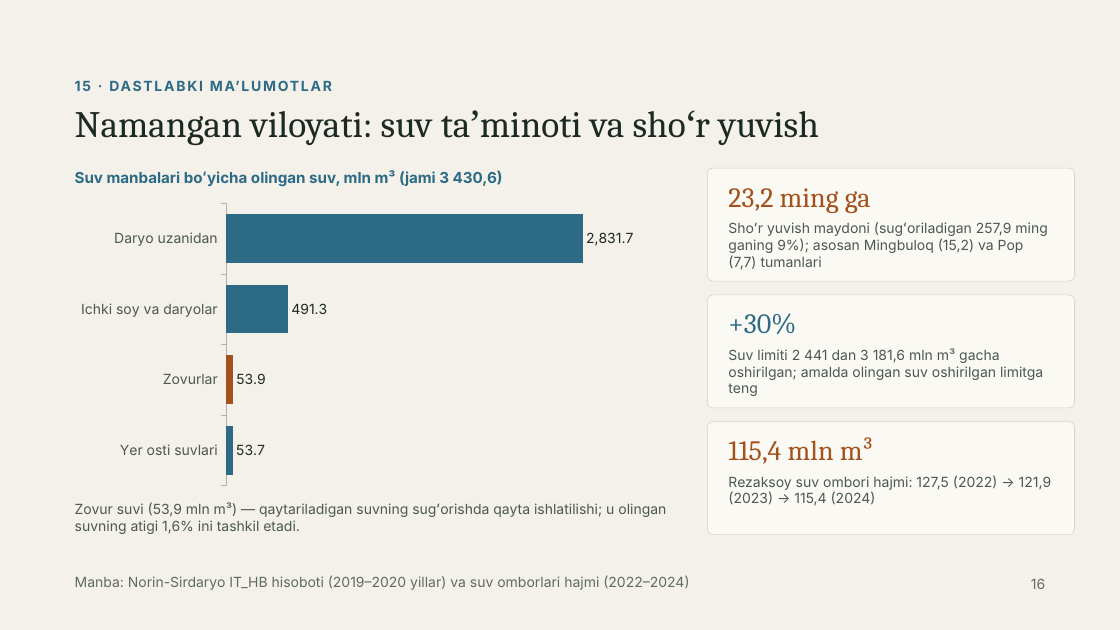
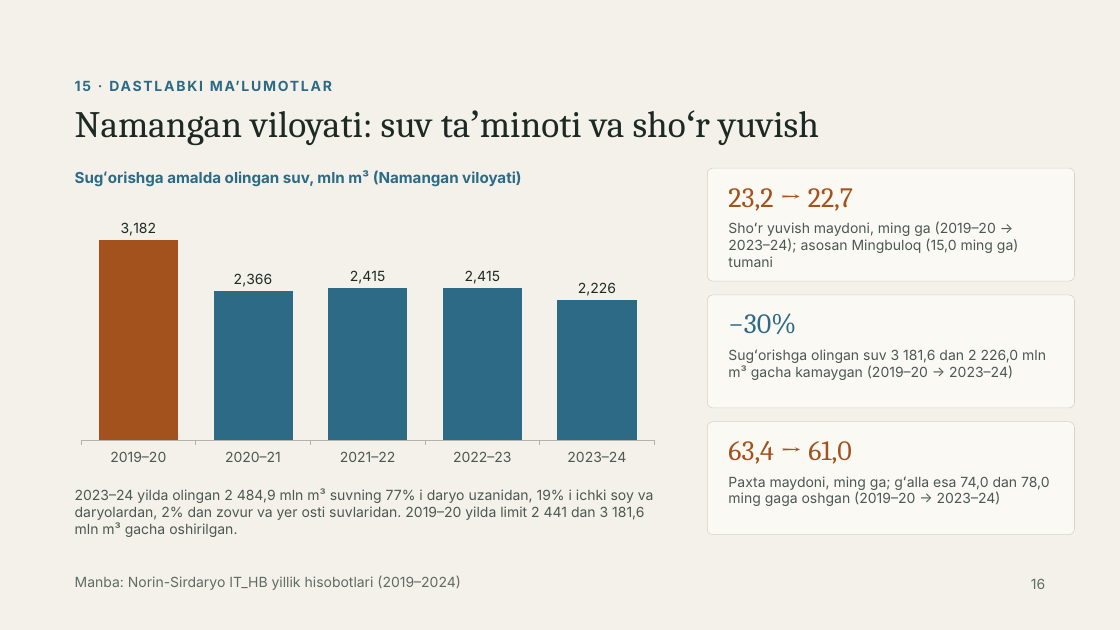
Before and after one commit to Rasuljon007/mirzohid-loyiha, a slide deck: slide 16 of Garbiy_Farg_ona_tuproqlari_GAT_asosida_bashoratlash.pptx. Drawn at 1120x630 pixels with LibreOffice and Linux fonts; fonts in the diff are those of the drawing. Boxes give left, top, right and bottom in pixels: in the first picture for what was removed or moved away, otherwise in the second. Text is boxed around its words. In the diff, an @@ line names an element or a change of style, - is before the commit and + after.

```diff
--- a/Garbiy_Farg_ona_tuproqlari_GAT_asosida_bashoratlash.pptx
+++ b/Garbiy_Farg_ona_tuproqlari_GAT_asosida_bashoratlash.pptx
@@ text at (x1=75, y1=170, x2=521, y2=187): text changed @@
-Suv manbalari boʻyicha olingan suv, mln m³ (jami 3 430,6)
+Sugʻorishga amalda olingan suv, mln m³ (Namangan viloyati)
@@ bar chart at (x1=69, y1=196, x2=666, y2=471) @@
@@ bar chart to column chart @@
-categories: Daryo uzanidan, Ichki soy va daryolar, Zovurlar, Yer osti suvlari
+categories: 2019–20, 2020–21, 2021–22, 2022–23, 2023–24
-Series 1: 2831.7, 491.3, 53.9, 53.7
+Series 1: 3182, 2366, 2415, 2415, 2226
@@ data labels of Series 1 changed @@
@@ category axis changed @@
@@ value axis changed @@
@@ column chart resized from (x1=69, y1=197, x2=666, y2=492) to (x1=69, y1=196, x2=666, y2=471) @@
@@ text at (x1=728, y1=188, x2=853, y2=211): text changed @@
-23,2 ming ga
+23,2 → 22,7
@@ text at (x1=728, y1=221, x2=1019, y2=267): text changed @@
-Shoʻr yuvish maydoni (sugʻoriladigan 257,9 ming ganing 9%); asosan Mingbuloq (15,2) va Pop (7,7) tumanlari
+Shoʻr yuvish maydoni, ming ga (2019–20 → 2023–24); asosan Mingbuloq (15,0 ming ga) tumani
@@ text at (x1=728, y1=313, x2=796, y2=334): text changed @@
-+30%
+−30%
@@ text at (x1=728, y1=349, x2=1046, y2=380): text changed @@
-Suv limiti 2 441 dan 3 181,6 mln m³ gacha oshirilgan; amalda olingan suv oshirilgan limitga teng
+Sugʻorishga olingan suv 3 181,6 dan 2 226,0 mln m³ gacha kamaygan (2019–20 → 2023–24)
@@ text at (x1=728, y1=441, x2=851, y2=464): text changed @@
-115,4 mln m³
+63,4 → 61,0
@@ text at (x1=728, y1=476, x2=1050, y2=506): text changed @@
-Rezaksoy suv ombori hajmi: 127,5 (2022) → 121,9 (2023) → 115,4 (2024)
+Paxta maydoni, ming ga; gʻalla esa 74,0 dan 78,0 ming gaga oshgan (2019–20 → 2023–24)
@@ text at (x1=75, y1=488, x2=654, y2=537): text changed @@
-Zovur suvi (53,9 mln m³) — qaytariladigan suvning sugʻorishda qayta ishlatilishi; u olingan suvning atigi 1,6% ini tashkil etadi.
+2023–24 yilda olingan 2 484,9 mln m³ suvning 77% i daryo uzanidan, 19% i ichki soy va daryolardan, 2% dan zovur va yer osti suvlaridan. 2019–20 yilda limit 2 441 dan 3 181,6 mln m³ gacha oshirilgan.
@@ text at (x1=75, y1=575, x2=461, y2=590): text changed @@
-Manba: Norin-Sirdaryo IT_HB hisoboti (2019–2020 yillar) va suv omborlari hajmi (2022–2024)
+Manba: Norin-Sirdaryo IT_HB yillik hisobotlari (2019–2024)
```
Also in this commit, not shown: 1 other slide changed.
